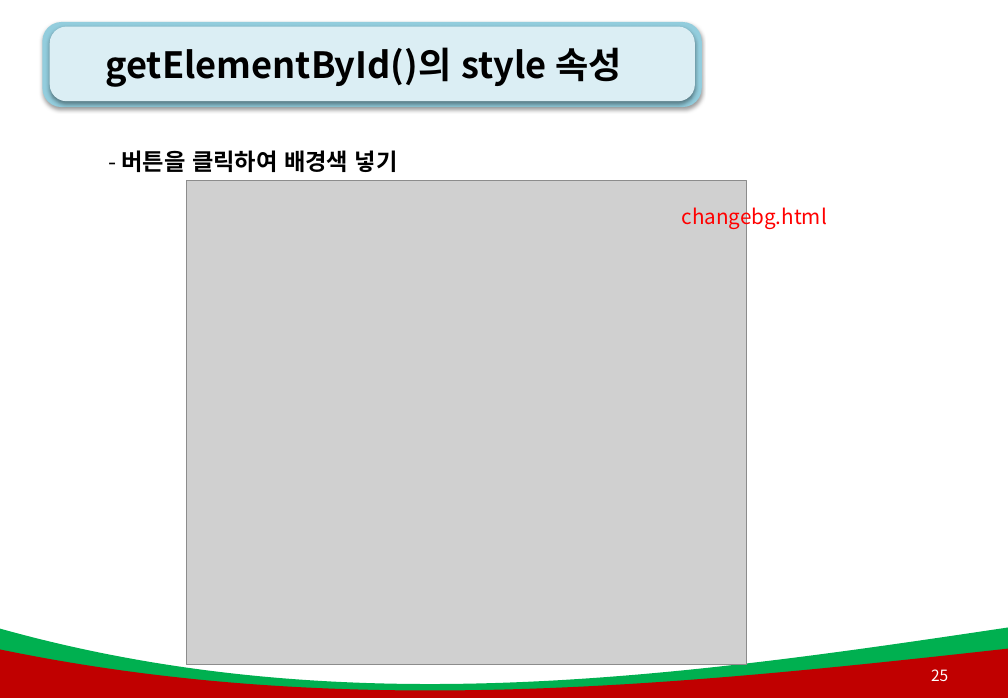
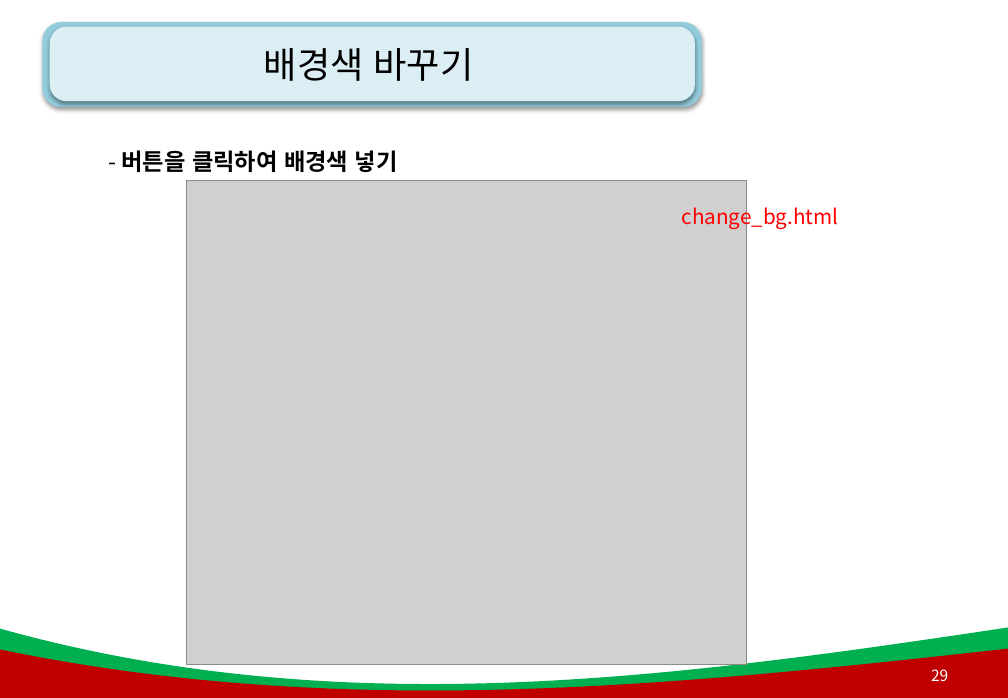
Before and after one commit to AhNyx/js_works, a slide deck: slide 29 of green_project_web/js_ppt/4강. js_함수(메서드).pptx (slide 25 before the commit). Drawn at 1008x698 pixels with LibreOffice and Linux fonts; fonts in the diff are those of the drawing; grey boxes stand for pictures; background and template pictures are left out. Boxes give left, top, right and bottom in pixels: in the first picture for what was removed or moved away, otherwise in the second. Text is boxed around its words. In the diff, an @@ line names an element or a change of style, - is before the commit and + after.

```diff
--- a/green_project_web/js_ppt/4강. js_함수(메서드).pptx
+++ b/green_project_web/js_ppt/4강. js_함수(메서드).pptx
@@ title at [264, 48, 474, 81]: text changed; bold off @@
-getElementById()의 style 속성
+배경색 바꾸기
@@ text at [682, 204, 839, 230]: text changed @@
-changebg.html
+change_bg.html
@@ page number at [931, 669, 948, 681]: text changed @@
-25
+29
```
Also in this commit, not shown: 9 other slides changed, 3 slides added, 31 other files.
